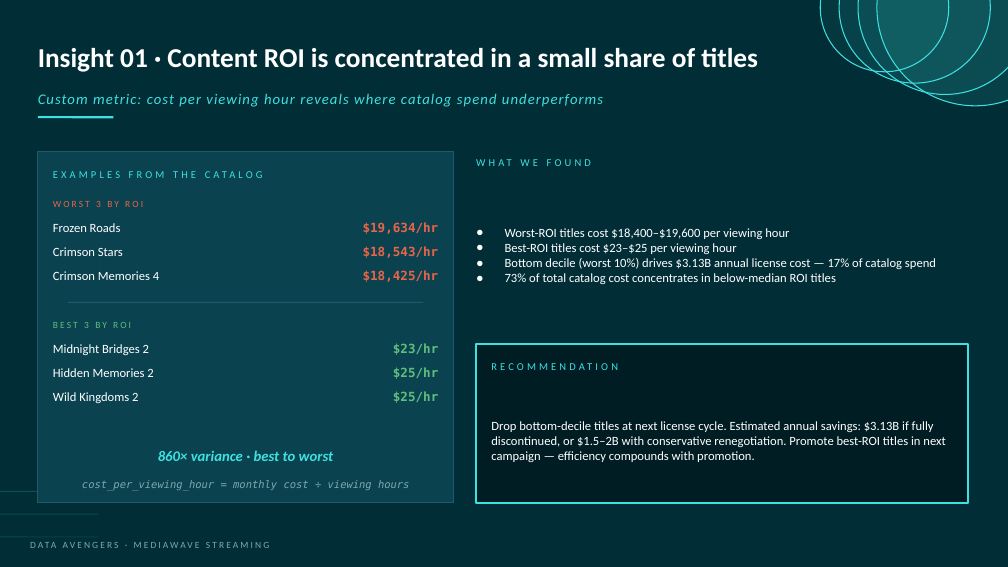
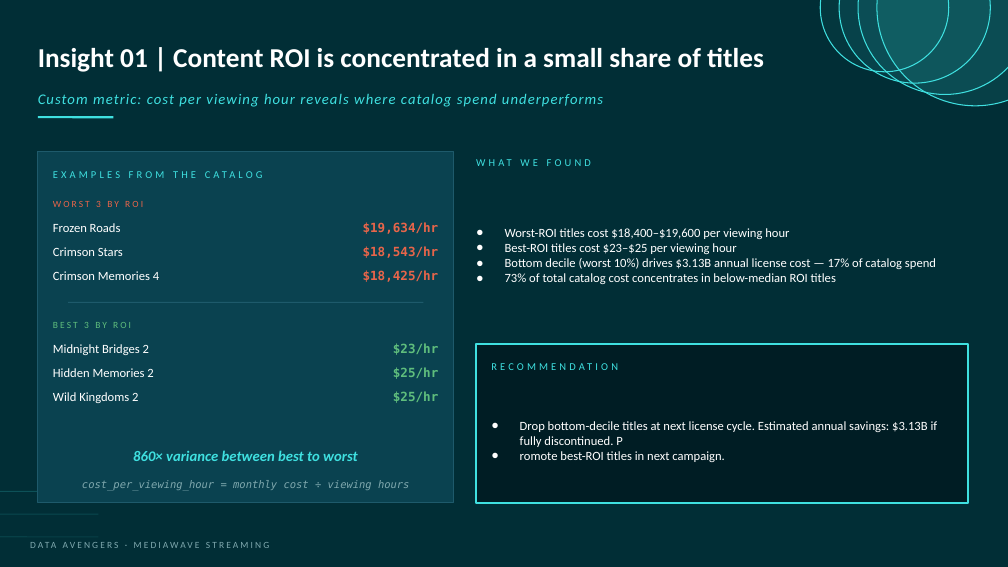
Before and after one commit to qua-ng/ism4545-data-avengers, a slide deck: slide 20 of Final Project/presentation/Slides.pptx (slide 19 before the commit). Drawn at 1008x567 pixels with LibreOffice and Linux fonts; fonts in the diff are those of the drawing. Boxes give left, top, right and bottom in pixels: in the first picture for what was removed or moved away, otherwise in the second. Text is boxed around its words. In the diff, an @@ line names an element or a change of style, - is before the commit and + after.

```diff
--- a/Final Project/presentation/Slides.pptx
+++ b/Final Project/presentation/Slides.pptx
@@ text at [38, 48, 764, 72]: text changed @@
-Insight 01 · Content ROI is concentrated in a small share of titles
+Insight 01 | Content ROI is concentrated in a small share of titles
@@ text at [520, 421, 938, 462]: text changed @@
-Drop bottom-decile titles at next license cycle. Estimated annual savings: $3.13B if fully discontinued, or $1.5–2B with conservative renegotiation. Promote best-ROI titles in next campaign — efficiency compounds with promotion.
+● Drop bottom-decile titles at next license cycle. Estimated annual savings: $3.13B if fully discontinued. P
+● romote best-ROI titles in next campaign.
@@ text at [133, 450, 358, 461]: text changed @@
-860× variance · best to worst
+860× variance between best to worst
```
Also in this commit, not shown: 7 other slides changed, 1 slide added, 2 other files.
